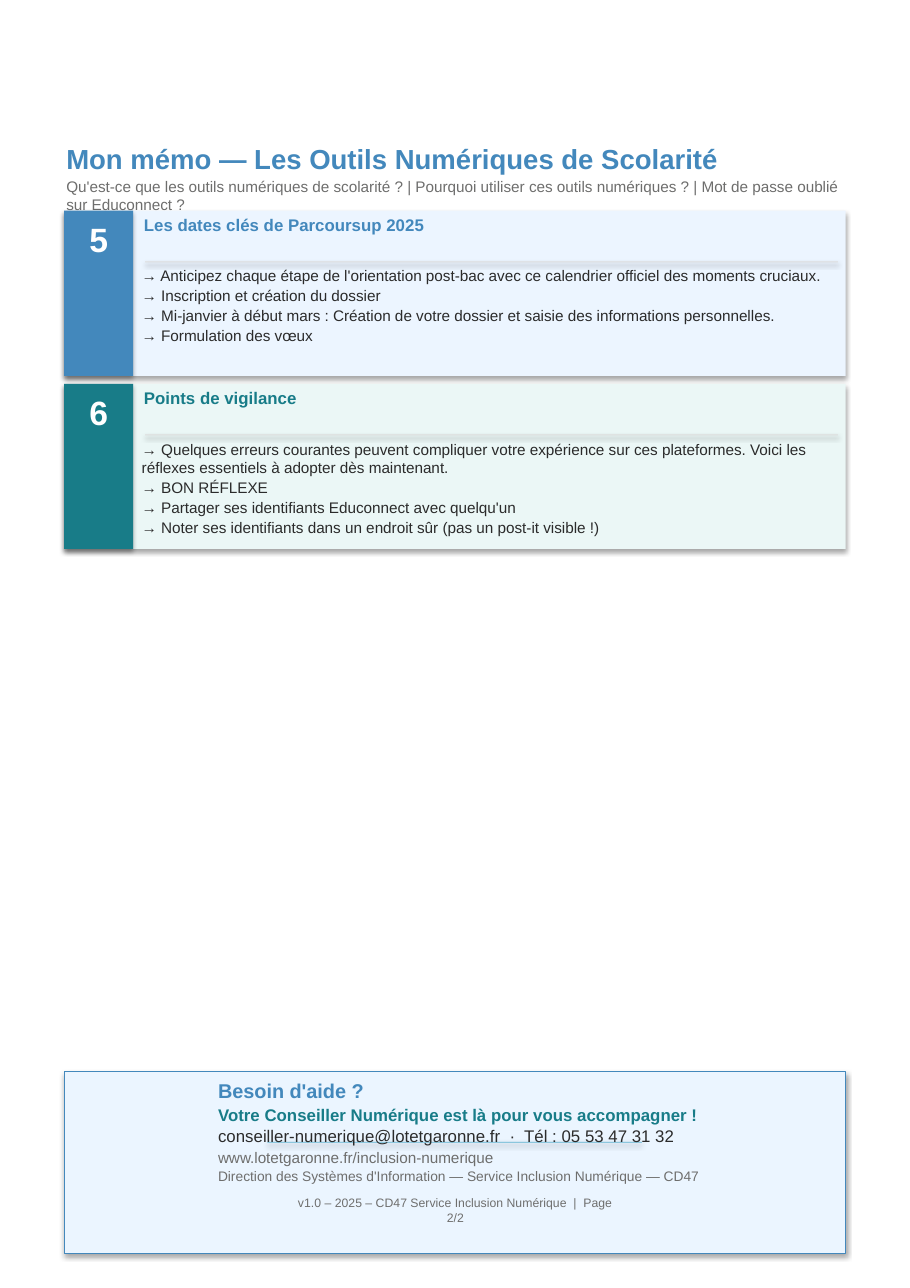
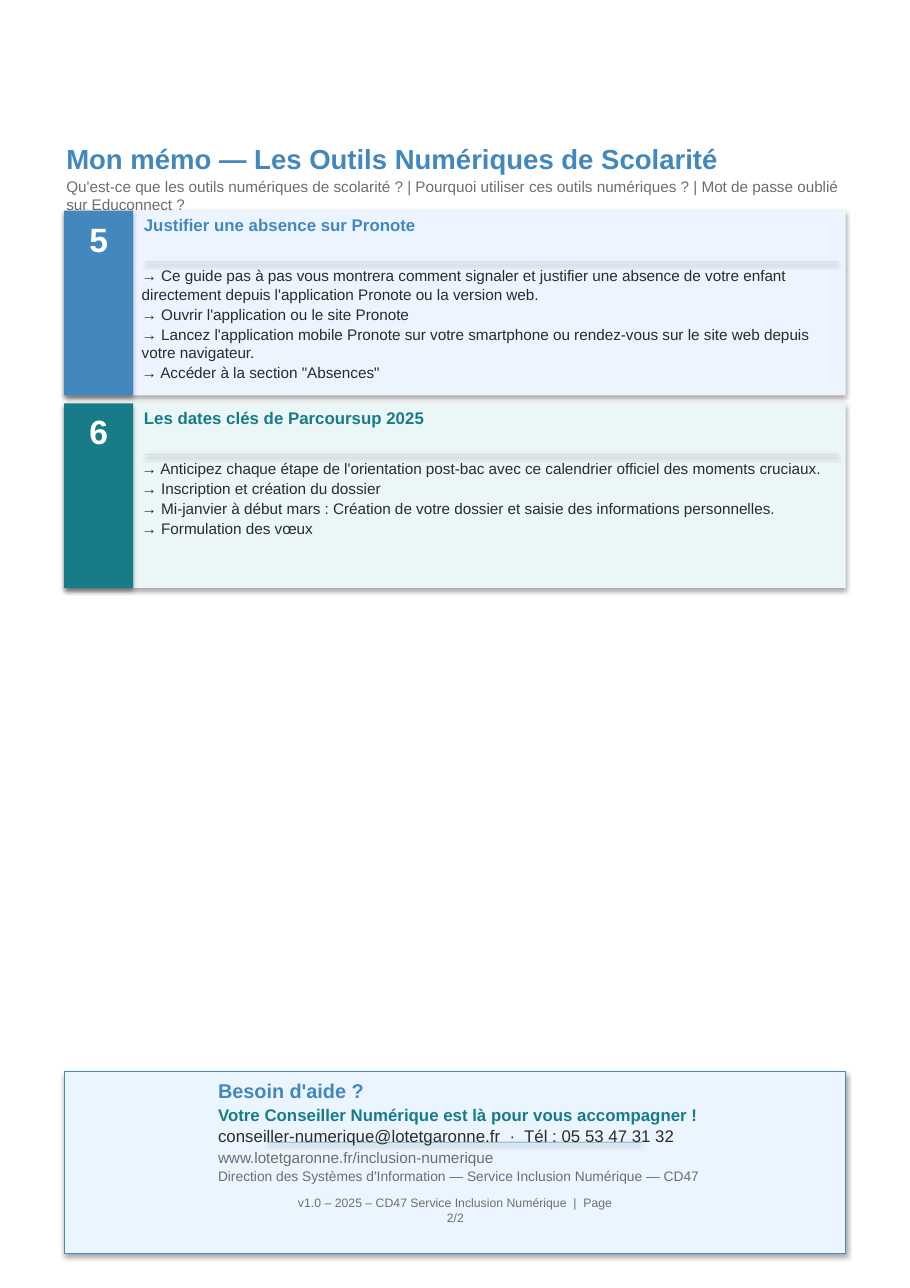
Before and after one commit to maswaddpt47-cmyk/REP_PEDA, a slide deck: slide 2 of assets/memos/B7-memo.pptx. Drawn at 910x1288 pixels with LibreOffice and Linux fonts; fonts in the diff are those of the drawing. Boxes give left, top, right and bottom in pixels: in the first picture for what was removed or moved away, otherwise in the second. Text is boxed around its words. In the diff, an @@ line names an element or a change of style, - is before the commit and + after.

```diff
--- a/assets/memos/B7-memo.pptx
+++ b/assets/memos/B7-memo.pptx
@@ rectangle: place and size @@
-rectangle at [64, 210, 846, 376]
+rectangle at [64, 210, 846, 396]
@@ rectangle: place and size @@
-rectangle at [64, 210, 133, 376]
+rectangle at [64, 210, 133, 396]
@@ text added at [144, 219, 416, 231], 11 pt, text #4388BC, bold @@
+Justifier une absence sur Pronote
@@ text added at [142, 269, 809, 378], 10 pt, text #2B2B2B @@
+→ Ce guide pas à pas vous montrera comment signaler et justifier une absence de votre enfant directement depuis l'application Pronote ou la version web.
+→ Ouvrir l'application ou le site Pronote
+→ Lancez l'application mobile Pronote sur votre smartphone ou rendez-vous sur le site web depuis votre navigateur.
+→ Accéder à la section "Absences"
@@ text "6": place and size @@
-text "6" at [89, 401, 108, 426]
+text "6" at [89, 420, 108, 445]
@@ rectangle: place and size @@
-rectangle at [64, 383, 846, 549]
+rectangle at [64, 403, 846, 588]
@@ rectangle: place and size @@
-rectangle at [64, 383, 133, 549]
+rectangle at [64, 403, 133, 588]
@@ text "Les dates clés de Parcoursup ...": place and size @@
-text "Les dates clés de Parcoursup ..." at [144, 218, 423, 235]
+text "Les dates clés de Parcoursup ..." at [144, 411, 423, 428]
@@ text "Les dates clés de Parcoursup ..." at [144, 411, 423, 428]: text colour #4388BC to #187C88 @@
@@ text removed at [144, 392, 296, 408] @@
-Points de vigilance
@@ text removed at [142, 443, 806, 536] @@
-→ Quelques erreurs courantes peuvent compliquer votre expérience sur ces plateformes. Voici les réflexes essentiels à adopter dès maintenant.
-→ BON RÉFLEXE
-→ Partager ses identifiants Educonnect avec quelqu'un
-→ Noter ses identifiants dans un endroit sûr (pas un post-it visible !)
@@ text "→ Anticipez chaque étape de ...": place and size @@
-text "→ Anticipez chaque étape de ..." at [160, 269, 821, 341]
+text "→ Anticipez chaque étape de ..." at [160, 462, 821, 534]
@@ rectangle: place and size @@
-rectangle at [145, 434, 838, 435]
+rectangle at [145, 454, 838, 455]
```
Also in this commit, not shown: 1 other slide changed, 20 other files.
